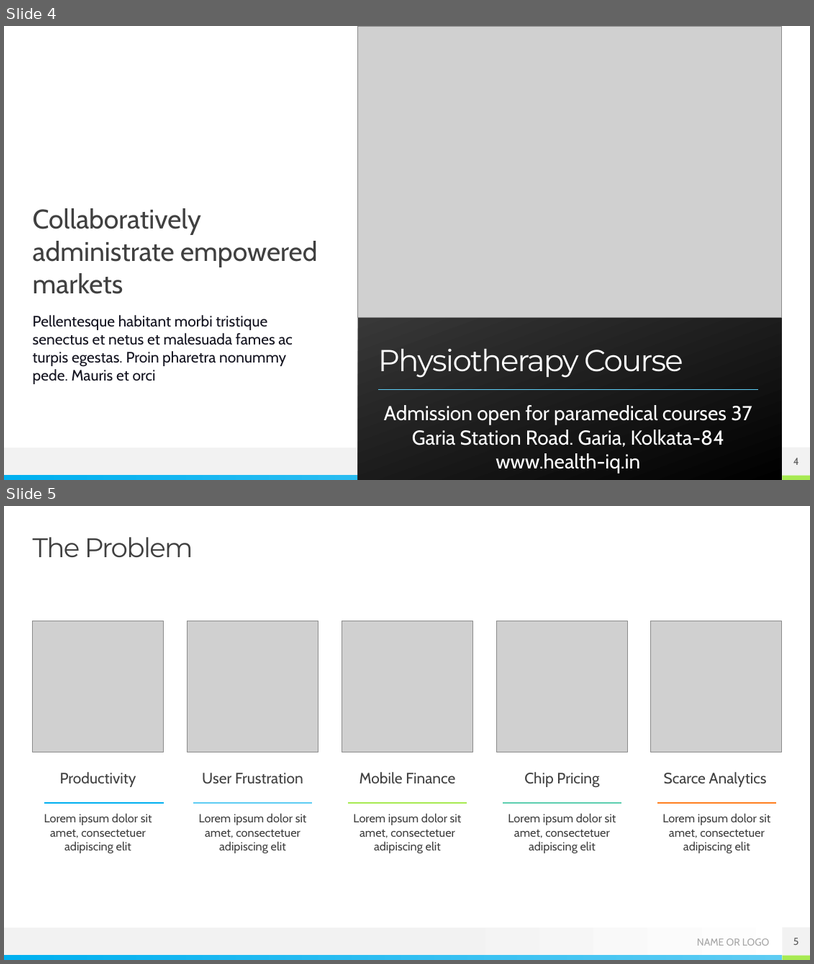
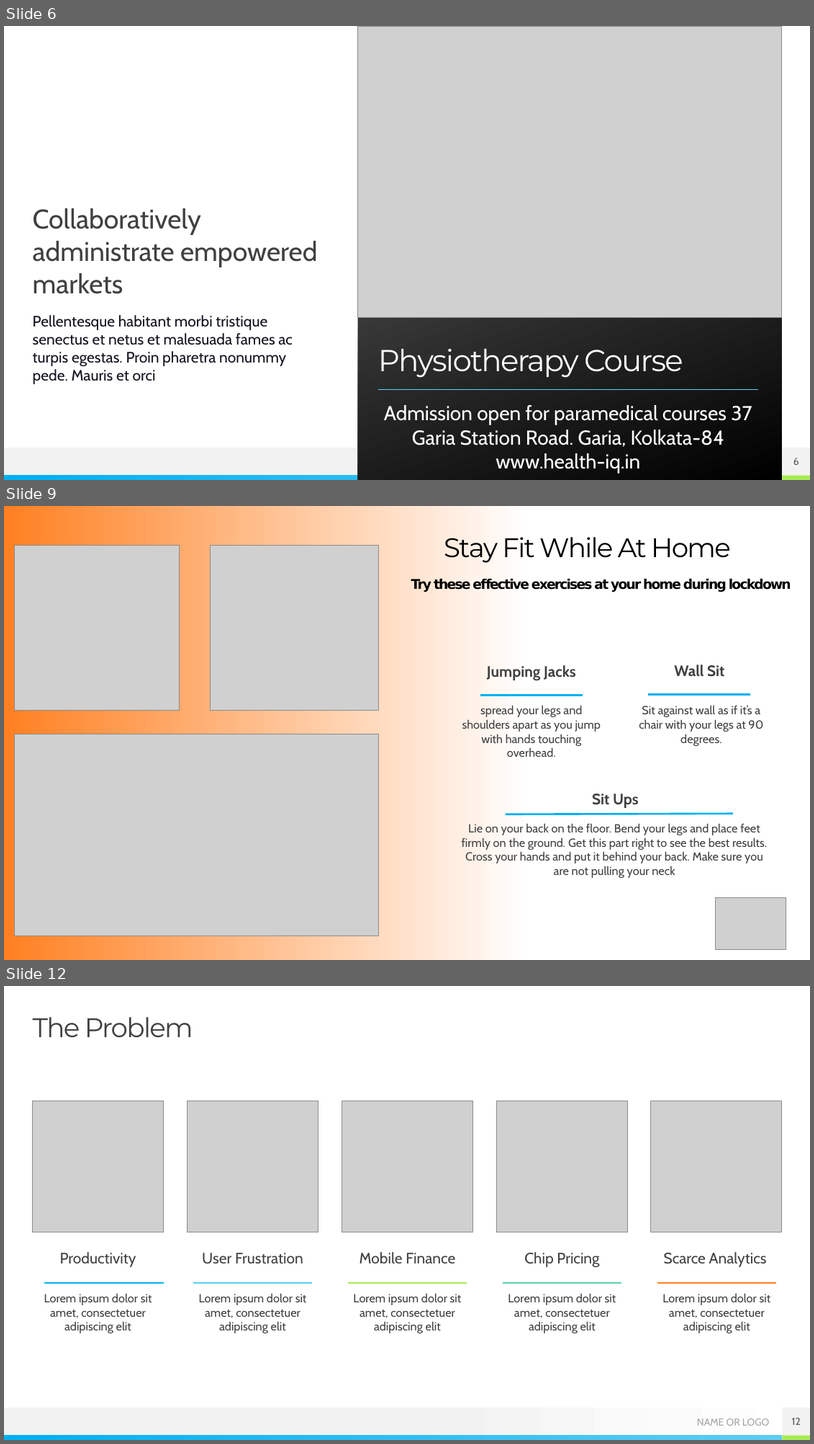
Before and after one commit to accuit/IqHealth, a slide deck: IqHealth/Marketing/HealthIQ-2.pptx. Shown one above the other, each under a label of ours: slides 4 and 5 before the commit, slides 6, 9 and 12 after it; the slides between them are not shown. The pictures are 814x964 and 814x1444 pixels, drawn with LibreOffice and Linux fonts; fonts in the diff are those of the drawing; grey boxes stand for pictures. Boxes give left, top, right and bottom in pixels: in the first picture for what was removed or moved away, otherwise in the second. Text is boxed around its words. In the diff, an @@ line names an element or a change of style, - is before the commit and + after.

Commit message:
Facebook images and ppt

```diff
--- a/IqHealth/Marketing/HealthIQ-2.pptx
+++ b/IqHealth/Marketing/HealthIQ-2.pptx
@@ slide 9 added at <box>4,506,810,960</box>, background gradient #FFFFFF to #FF8021 @@
@@ picture added at <box>15,546,180,710</box> @@
@@ picture added at <box>211,545,379,710</box> @@
@@ title added at <box>444,537,731,563</box>, 32 pt, text #000000 @@
+Stay Fit While At Home
@@ text added at <box>412,578,792,592</box>, 16 pt, text #000000, bold @@
+Try these effective exercises at your home during lockdown
@@ text added at <box>487,665,576,681</box>, 18 pt, text #404040, bold @@
+Jumping Jacks
@@ text added at <box>674,664,725,677</box>, 18 pt, text #404040, bold @@
+Wall Sit
@@ line added from (481, 695) to (583, 695), #00B0F0 2.25 pt @@
@@ line added from (649, 694) to (751, 694), #00B0F0 2.25 pt @@
@@ text added at <box>463,705,601,757</box>, 14 pt, text #404040 @@
+spread your legs and shoulders apart as you jump with hands touching overhead.
@@ text added at <box>639,705,764,746</box>, 14 pt, text #404040 @@
+Sit against wall as if it’s a chair with your legs at 90 degrees.
@@ picture added at <box>14,734,378,935</box> @@
@@ text added at <box>592,793,639,808</box>, 18 pt, text #404040, bold @@
+Sit Ups
@@ text added at <box>462,823,767,878</box>, 14 pt, text #404040 @@
+Lie on your back on the floor. Bend your legs and place feet firmly on the ground. Get this part right to see the best results. Cross your hands and put it behind your back. Make sure you are not pulling your neck
@@ line added from (506, 814) to (733, 813), #00B0F0 2.25 pt @@
@@ picture added at <box>716,898,787,949</box> @@
@@ what was slide 4 is now slide 6 @@
@@ page number at <box>794,457,800,464</box>: text changed @@
-4
+6
@@ what was slide 5 is now slide 12 @@
@@ page number at <box>792,1417,801,1424</box>: text changed @@
-5
+12
```
Also in this commit, not shown: 2 slides changed, 6 other slides added, 38 other files.
